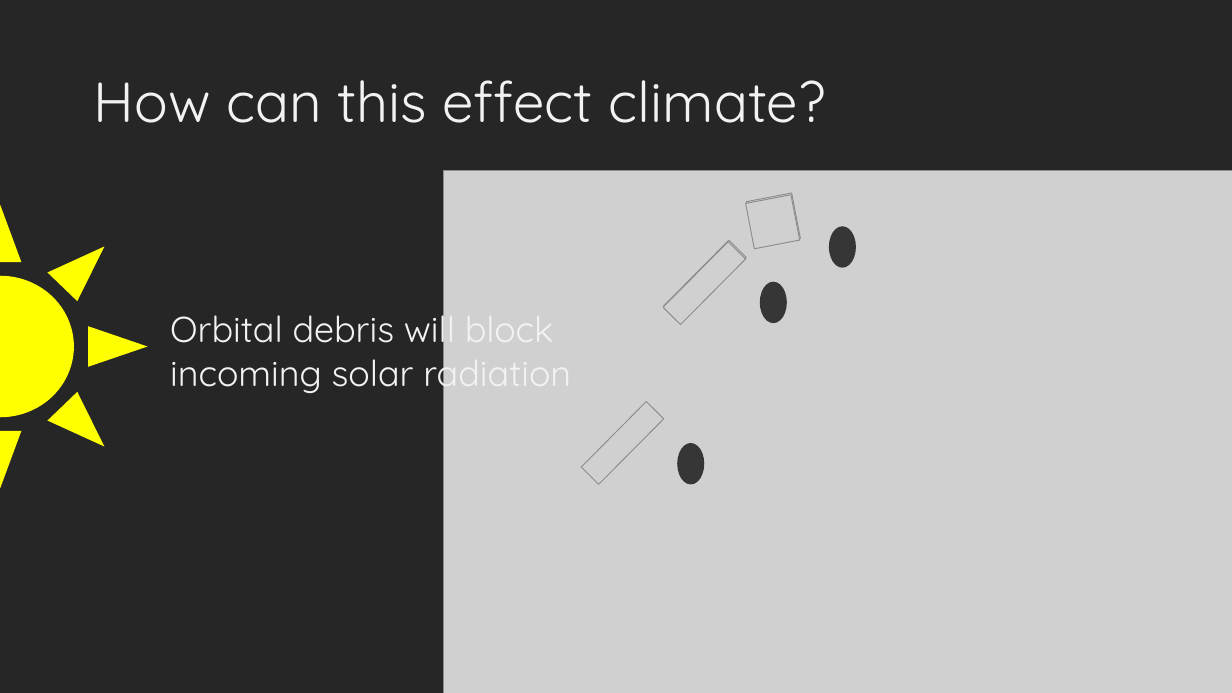
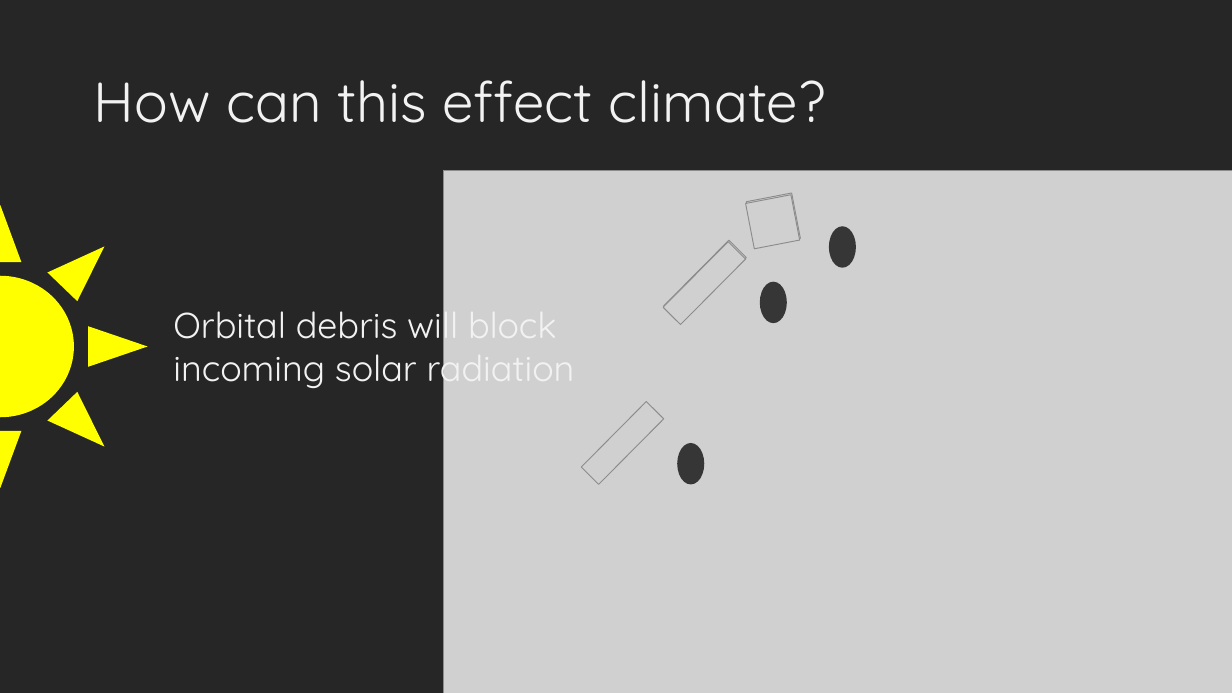
Before and after one commit to JarodTAerts/OrbitalDebris, a slide deck: slide 3 of Presentation/OrbitalDebrisPresentation.pptx. Drawn at 1232x693 pixels with LibreOffice and Linux fonts; fonts in the diff are those of the drawing; grey boxes stand for pictures. Boxes give left, top, right and bottom in pixels: in the first picture for what was removed or moved away, otherwise in the second. Text is boxed around its words. In the diff, an @@ line names an element or a change of style, - is before the commit and + after.

```diff
--- a/Presentation/OrbitalDebrisPresentation.pptx
+++ b/Presentation/OrbitalDebrisPresentation.pptx
@@ text "Orbital debris will block incoming ...": place and size @@
-text "Orbital debris will block incoming ..." at [170,305,571,396]
+text "Orbital debris will block incoming ..." at [173,301,575,391]
```
Also in this commit, not shown: 1 other slide changed, 2 slides added, 3 other files.
